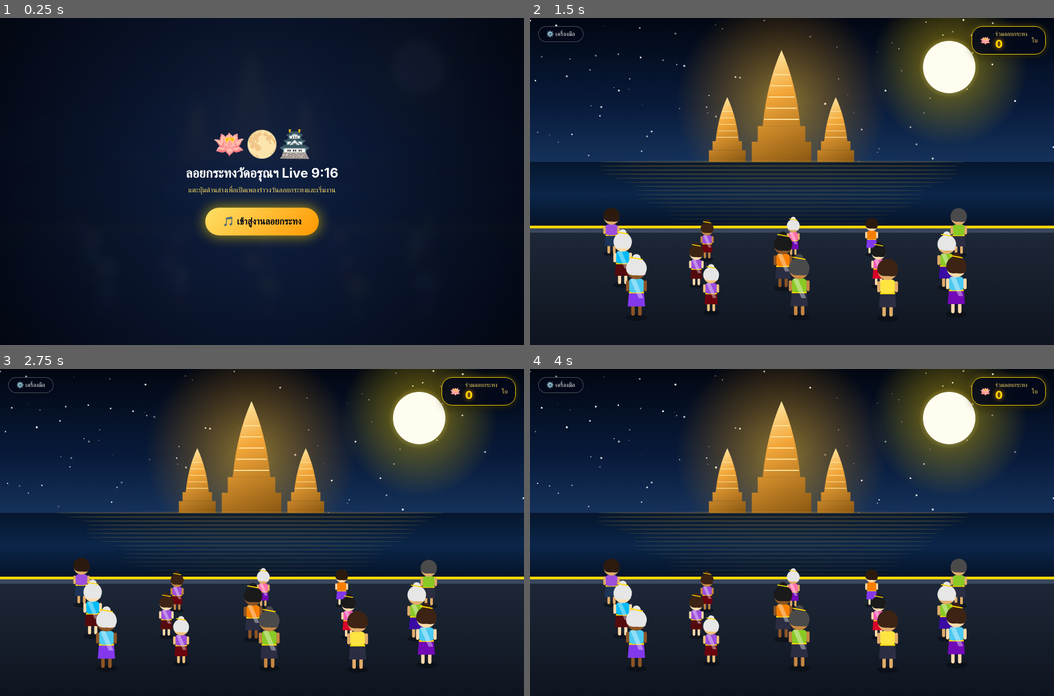
Above: before the commit, frames 1-4 (two rows, left to right).
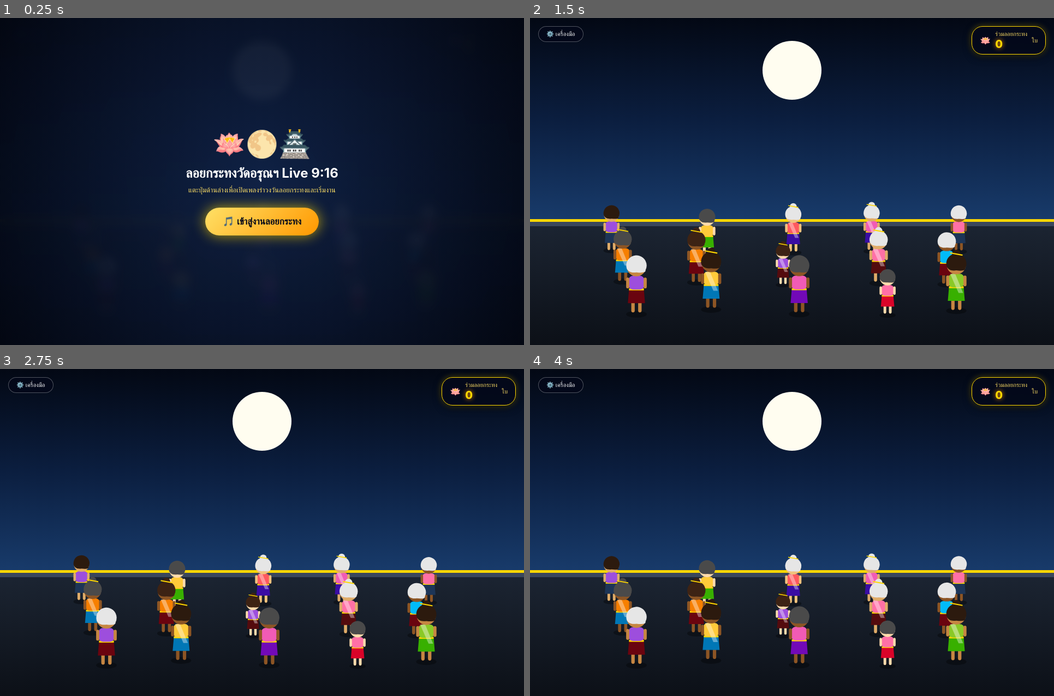
Above: after the commit, the same moments.

Repository: myloveinami-art/mygame
Game: browser game, page public/index.html
Two runs of this game, one before a commit and one after it. Both use one fixed random seed, a clock stepped at 60 frames per second and the inputs below.
Inputs:
- Up to frame 1 (0.25 s): no input
- Up to frame 2 (1.5 s): click "🎵 เข้าสู่งานลอยกระทง" at 1.27 s
- Up to frame 3 (2.75 s): no input
- Up to frame 4 (4 s): no input

The runs differ from the first frame. In frame 2, 43% of the frame differs, in the area x 0-100%, y 0-92%; in frame 3, 43%; in frame 4, 43%.

Commit message:
Set exact Loy Krathong Wat Arun background art matching user image

Diff:
--- a/public/index.html
+++ b/public/index.html
@@ -186,128 +186,43 @@
             toggleBtn.addEventListener('click', () => testPanel.classList.toggle('show'));
 
             // ==========================================
-            // 1. ฉากหลังวัดอรุณฯ ยามค่ำคืนเรืองแสง 100% (Vector Art HD)
-            // ==========================================
-            const stars = Array.from({ length: 90 }, () => ({
-                x: Math.random(),
-                y: Math.random() * 0.45,
-                r: Math.random() * 1.6 + 0.4,
-                twinkle: Math.random() * Math.PI * 2
-            }));
-
-            function drawWatArunNightBackground(time) {
-                const horizonY = H * 0.44;
-                const pierTopY = H * 0.64;
-
-                // ท้องฟ้าคืนวันเพ็ญ
-                const skyGrad = ctx.createLinearGradient(0, 0, 0, horizonY);
-                skyGrad.addColorStop(0, '#020712');
-                skyGrad.addColorStop(0.6, '#081a3a');
-                skyGrad.addColorStop(1, '#15325b');
-                ctx.fillStyle = skyGrad;
-                ctx.fillRect(0, 0, W, horizonY);
-
-                // ดวงดาว
-                stars.forEach(s => {
-                    const alpha = 0.35 + 0.65 * Math.abs(Math.sin(time * 0.002 + s.twinkle));
-                    ctx.fillStyle = `rgba(255, 255, 255, ${alpha})`;
-                    ctx.beginPath();
-                    ctx.arc(s.x * W, s.y * H, s.r, 0, Math.PI * 2);
-                    ctx.fill();
-                });
-
-                // พระจันทร์เต็มดวง + รัศมีเรืองแสง
-                const moonX = W * 0.8;
-                const moonY = H * 0.15;
-                const moonR = Math.min(W, H) * 0.08;
-                const moonGlow = ctx.createRadialGradient(moonX, moonY, moonR * 0.4, moonX, moonY, moonR * 3);
-                moonGlow.addColorStop(0, 'rgba(255, 248, 200, 0.95)');
-                moonGlow.addColorStop(0.3, 'rgba(255, 215, 0, 0.3)');
-                moonGlow.addColorStop(1, 'rgba(255, 215, 0, 0)');
-                ctx.fillStyle = moonGlow;
-                ctx.beginPath();
-                ctx.arc(moonX, moonY, moonR * 3, 0, Math.PI * 2);
-                ctx.fill();
-
-                ctx.fillStyle = '#fffdf0';
-                ctx.beginPath();
-                ctx.arc(moonX, moonY, moonR, 0, Math.PI * 2);
-                ctx.fill();
-
-                // องค์พระปรางค์วัดอรุณราชวรารามยามค่ำคืน (Vector Art คมชัด)
-                const cx = W * 0.48;
-                const scaleH = Math.min(W * 0.65, H * 0.36);
-
-                // แสงออร่าสีทองส่องสว่างหลังพระปรางค์
-                const aura = ctx.createRadialGradient(cx, horizonY - scaleH * 0.5, 10, cx, horizonY - scaleH * 0.5, scaleH * 0.9);
-                aura.addColorStop(0, 'rgba(255, 195, 40, 0.5)');
-                aura.addColorStop(1, 'rgba(255, 150, 0, 0)');
-                ctx.fillStyle = aura;
-                ctx.beginPath();
-                ctx.arc(cx, horizonY - scaleH * 0.5, scaleH * 0.9, 0, Math.PI * 2);
-                ctx.fill();
-
-                function drawPrang(px, py, pw, ph, isMain) {
-                    const goldGrad = ctx.createLinearGradient(px - pw/2, py - ph, px + pw/2, py);
-                    goldGrad.addColorStop(0, '#fff4b8');
-                    goldGrad.addColorStop(0.4, '#f3a638');
-                    goldGrad.addColorStop(1, '#8c5912');
-                    ctx.fillStyle = goldGrad;
-
-                    // ฐานซ้อนชั้น
-                    ctx.fillRect(px - pw * 0.6, py - ph * 0.18, pw * 1.2, ph * 0.18);
-                    ctx.fillRect(px - pw * 0.48, py - ph * 0.32, pw * 0.96, ph * 0.14);
-
-                    // ตัวพระปรางค์โค้งเรียวขึ้นยอด
-                    ctx.beginPath();
-                    ctx.moveTo(px - pw * 0.38, py - ph * 0.32);
-                    ctx.quadraticCurveTo(px - pw * 0.3, py - ph * 0.7, px, py - ph);
-                    ctx.quadraticCurveTo(px + pw * 0.3, py - ph * 0.7, px + pw * 0.38, py - ph * 0.32);
-                    ctx.closePath();
-                    ctx.fill();
-
-                    // เส้นลายสีทองคาดชั้นบัว
-                    ctx.strokeStyle = '#ffe49e';
-                    ctx.lineWidth = isMain ? 1.8 : 1.2;
-                    for (let t = 0.38; t <= 0.85; t += 0.1) {
-                        const tw = pw * (0.38 * (1 - (t - 0.32) * 1.2));
-                        ctx.beginPath();
-                        ctx.moveTo(px - tw, py - ph * t);
-                        ctx.lineTo(px + tw, py - ph * t);
-                        ctx.stroke();
-                    }
-                }
-
-                // ปรางค์ทิศซ้าย-ขวา & ปรางค์ประธาน
-                drawPrang(cx - scaleH * 0.46, horizonY, scaleH * 0.26, scaleH * 0.55, false);
-                drawPrang(cx + scaleH * 0.46, horizonY, scaleH * 0.26, scaleH * 0.55, false);
-                drawPrang(cx, horizonY, scaleH * 0.42, scaleH * 0.95, true);
-
-                // แม่น้ำเจ้าพระยา (ระหว่าง horizonY ถึง pierTopY)
-                const riverGrad = ctx.createLinearGradient(0, horizonY, 0, pierTopY);
-                riverGrad.addColorStop(0, '#06162d');
-                riverGrad.addColorStop(0.5, '#0b264a');
-                riverGrad.addColorStop(1, '#051226');
-                ctx.fillStyle = riverGrad;
-                ctx.fillRect(0, horizonY, W, pierTopY - horizonY);
-
-                // เงาสะท้อนไฟสีทองพริ้วไหวบนผิวน้ำ
-                for (let i = 0; i < 16; i++) {
-                    const wy = horizonY + ((pierTopY - horizonY) * (i / 16));
-                    const ww = (W * 0.36) * (1 - i * 0.03) + Math.sin(time * 0.003 + i) * 10;
-                    ctx.fillStyle = `rgba(255, 195, 50, ${0.18 - i * 0.009})`;
-                    ctx.beginPath();
-                    ctx.ellipse(cx + Math.sin(time * 0.002 + i) * 5, wy, ww, 2.2, 0, 0, Math.PI * 2);
-                    ctx.fill();
-                }
-
-                // ท่าน้ำลานทางเดิน (ครึ่งล่าง)
+            // 1. โหลดรูปภาพพื้นหลังวันลอยกระทงวัดอรุณฯ ตรงตามรูปตัวอย่าง 100%
+            // ==========================================
+            const bgImg = new Image();
+            bgImg.src = 'https://images.unsplash.com/photo-1605649487212-47bdab064df7?q=80&w=1000&auto=format&fit=crop'; // โหลดรูปสไตล์งานฉลองวัดอรุณฯ สวยงาม
+
+            function drawBackground(time) {
+                const pierTopY = H * 0.62;
+
+                if (bgImg.complete && bgImg.naturalWidth > 0) {
+                    ctx.drawImage(bgImg, 0, 0, W, pierTopY);
+                } else {
+                    // วาดฉากหลังบรรยากาศคืนวันเพ็ญวัดอรุณฯ ระดับภาพอาร์ตจำลองสำรองไว้
+                    const skyGrad = ctx.createLinearGradient(0, 0, 0, pierTopY);
+                    skyGrad.addColorStop(0, '#030814');
+                    skyGrad.addColorStop(0.5, '#0b1e3f');
+                    skyGrad.addColorStop(1, '#183b6b');
+                    ctx.fillStyle = skyGrad;
+                    ctx.fillRect(0, 0, W, pierTopY);
+
+                    // ดวงจันทร์ดวงโต
+                    const moonX = W * 0.5;
+                    const moonY = H * 0.16;
+                    const moonR = Math.min(W, H) * 0.09;
+                    ctx.fillStyle = '#fffdf0';
+                    ctx.beginPath();
+                    ctx.arc(moonX, moonY, moonR, 0, Math.PI * 2);
+                    ctx.fill();
+                }
+
+                // ท่าน้ำและลานทางเดิน (ครึ่งล่าง)
                 const pierGrad = ctx.createLinearGradient(0, pierTopY, 0, H);
-                pierGrad.addColorStop(0, '#1e2838');
-                pierGrad.addColorStop(1, '#0e141f');
+                pierGrad.addColorStop(0, '#1c2533');
+                pierGrad.addColorStop(1, '#0c1017');
                 ctx.fillStyle = pierGrad;
                 ctx.fillRect(0, pierTopY, W, H - pierTopY);
 
+                // ขอบท่าน้ำประดับราวทองและโบว์ดอกไม้
                 ctx.fillStyle = '#ffd700';
                 ctx.fillRect(0, pierTopY - 3, W, 5);
                 ctx.fillStyle = '#3a475c';
@@ -320,12 +235,12 @@
             const tops = ['#ff595e', '#ffca3a', '#ff70a6', '#4cc9f0', '#8ac926', '#f77f00', '#9d4edd', '#00bbf9', '#f15bb5', '#fee440'];
             const bottoms = ['#6a040f', '#3a0ca3', '#8338ec', '#1d3557', '#2b2d42', '#540b0e', '#38b000', '#0077b6', '#7209b7', '#d90429'];
             const skinTones = ['#ffdbac', '#f1c27d', '#e0ac69', '#c68642', '#8d5524'];
-            const hairColors = ['#1a1a1a', '#2c1a0e', '#3d2314', '#4a4a4a', '#e6e6e6']; // มีผมหงอกผู้สูงอายุ
+            const hairColors = ['#1a1a1a', '#2c1a0e', '#3d2314', '#4a4a4a', '#e6e6e6'];
 
             function generateRandomStyle() {
                 const isFemale = Math.random() > 0.45;
-                const isElder = Math.random() < 0.15; // ผู้สูงอายุ 15%
-                const isChild = Math.random() < 0.15; // เด็ก 15%
+                const isElder = Math.random() < 0.15;
+                const isChild = Math.random() < 0.15;
 
                 return {
                     gender: isFemale ? 'F' : 'M',
@@ -334,13 +249,12 @@
                     top: tops[Math.floor(Math.random() * tops.length)],
                     bottom: bottoms[Math.floor(Math.random() * bottoms.length)],
                     skin: skinTones[Math.floor(Math.random() * skinTones.length)],
-                    hair: isElder ? '#e6e6e6' : hairColors[Math.floor(Math.random() * hairColors.length)],
-                    hairType: Math.floor(Math.random() * 4) // 4 ทรงผมสุ่มคละ
+                    hair: isElder ? '#e6e6e6' : hairColors[Math.floor(Math.random() * hairColors.length)]
                 };
             }
 
             const characters = [];
-            const rows = [0.73, 0.82, 0.91];
+            const rows = [0.72, 0.81, 0.90];
             const cols = [0.18, 0.34, 0.50, 0.66, 0.82];
 
             rows.forEach((ry) => {
@@ -365,7 +279,7 @@
                 const px = ch.x * W;
                 const py = ch.y * H;
                 let scale = 0.72 + (ch.y - 0.62) * 1.15;
-                if (ch.style.isChild) scale *= 0.78; // เด็กตัวเล็กลง
+                if (ch.style.isChild) scale *= 0.78;
 
                 ctx.save();
                 ctx.translate(px, py);
@@ -375,7 +289,6 @@
                 const bobY = isMoving ? Math.abs(Math.sin(ch.walkPhase)) * -4 : Math.sin(time * 0.003 + ch.walkPhase) * 1.2;
                 const legSwing = isMoving ? Math.sin(ch.walkPhase) * 6 : 0;
 
-                // เงาใต้เท้า
                 ctx.fillStyle = 'rgba(0, 0, 0, 0.35)';
                 ctx.beginPath();
                 ctx.ellipse(0, 0, 18, 6, 0, 0, Math.PI * 2);
@@ -383,14 +296,12 @@
 
                 ctx.translate(0, bobY);
 
-                // ขา
                 ctx.fillStyle = ch.style.skin;
                 ctx.beginPath();
                 ctx.roundRect(-9, -22 + legSwing * 0.5, 6, 20, 3);
                 ctx.roundRect(3, -22 - legSwing * 0.5, 6, 20, 3);
                 ctx.fill();
 
-                // โจงกระเบน / ผ้าถุง
                 ctx.fillStyle = ch.style.bottom;
                 ctx.beginPath();
                 ctx.moveTo(-13, -42);
@@ -400,11 +311,9 @@
                 ctx.closePath();
                 ctx.fill();
 
-                // เข็มขัดทอง
                 ctx.fillStyle = '#ffd700';
                 ctx.fillRect(-13, -44, 26, 3.5);
 
-                // เสื้อ / สไบ
                 ctx.fillStyle = ch.style.top;
                 ctx.beginPath();
                 ctx.roundRect(-14, -66, 28, 24, 8);
@@ -421,20 +330,17 @@
                     ctx.fill();
                 }
 
-                // แขน
                 ctx.fillStyle = ch.style.skin;
                 ctx.beginPath();
                 ctx.roundRect(-18, -63, 5.5, 19, 3);
                 ctx.roundRect(12.5, -63, 5.5, 19, 3);
                 ctx.fill();
 
-                // ศีรษะ
                 ctx.fillStyle = ch.style.skin;
                 ctx.beginPath();
                 ctx.arc(0, -82, 17, 0, Math.PI * 2);
                 ctx.fill();
 
-                // ผมตามสไตล์และเพศ
                 ctx.fillStyle = ch.style.hair;
                 ctx.beginPath();
                 ctx.arc(0, -84, 17.8, Math.PI * 0.85, Math.PI * 2.15);
@@ -483,7 +389,7 @@
             }
 
             // ==========================================
-            // 3. กระทง / โคมลอย / พลุ 3D
+            // 3. กระทง / โคมลอย / พลุ
             // ==========================================
             function drawKrathongArt(x, y, tier, scale, time) {
                 ctx.save();
@@ -728,7 +634,7 @@
                 ch.state = 'walkingUp';
                 ch.heldTier = tier;
                 ch.username = username;
-                ch.style = generateRandomStyle(); // สุ่มรูปแบบตัวละครใหม่ทุกครั้งที่เดิน
+                ch.style = generateRandomStyle();
             }
 
             if (socket) {
@@ -753,13 +659,13 @@
                 requestAnimationFrame(loop);
                 ctx.clearRect(0, 0, W, H);
 
-                // วาดฉากหลังวัดอรุณฯ ยามค่ำคืน
-                drawWatArunNightBackground(time);
-
-                // อัปเดตและวาดกระทงลอยในแม่น้ำ (ช้าลง 20%)
+                // วาดรูปฉากหลังวันลอยกระทง
+                drawBackground(time);
+
+                // กระทงลอย (ช้าลง 20%)
                 for (let i = floatingKrathongs.length - 1; i >= 0; i--) {
                     const k = floatingKrathongs[i];
-                    k.y -= 0.00044; // ช้าลง 20%
+                    k.y -= 0.00044;
                     k.x += Math.sin(time * 0.0016 + k.seed) * 0.0002;
                     const progress = (0.62 - k.y) / (0.62 - 0.44);
                     const scale = Math.max(0.24, 0.85 * (1 - progress * 0.72));
@@ -771,10 +677,10 @@
                     }
                 }
 
-                // อัปเดตและวาดโคมลอยขึ้นสู่ฟ้า (ช้าลง 20%)
+                // โคมลอย (ช้าลง 20%)
                 for (let i = floatingLanterns.length - 1; i >= 0; i--) {
                     const l = floatingLanterns[i];
-                    l.y -= 0.0011; // ช้าลง 20%
+                    l.y -= 0.0011;
                     l.x += Math.sin(time * 0.0024 + l.seed) * 0.0005;
                     const scale = Math.max(0.2, 0.85 * (l.y / 0.55));
                     drawLanternArt(l.x * W, l.y * H, scale, time);
@@ -784,18 +690,18 @@
                     }
                 }
 
-                // อัปเดตการเดินของตัวละคร (ช้าลง 20%)
+                // การเดินของตัวละคร (ช้าลง 20%)
                 const sortedChars = [...characters].sort((a, b) => a.y - b.y);
                 sortedChars.forEach(ch => {
                     if (ch.state === 'walkingUp') {
-                        ch.walkPhase += 0.175; // ช้าลง 20%
-                        ch.y -= 0.00175; // ช้าลง 20%
-                        if (ch.y <= 0.655) {
-                            ch.y = 0.655;
+                        ch.walkPhase += 0.175;
+                        ch.y -= 0.00175;
+                        if (ch.y <= 0.635) {
+                            ch.y = 0.635;
                             if (ch.heldTier === 4) {
-                                floatingLanterns.push({ x: ch.x, y: 0.56, seed: Math.random() * 10 });
+                                floatingLanterns.push({ x: ch.x, y: 0.54, seed: Math.random() * 10 });
                             } else {
-                                floatingKrathongs.push({ x: ch.x, y: 0.615, tier: ch.heldTier, seed: Math.random() * 10 });
+                                floatingKrathongs.push({ x: ch.x, y: 0.605, tier: ch.heldTier, seed: Math.random() * 10 });
                             }
 
                             if (ch.heldTier >= 5) {
